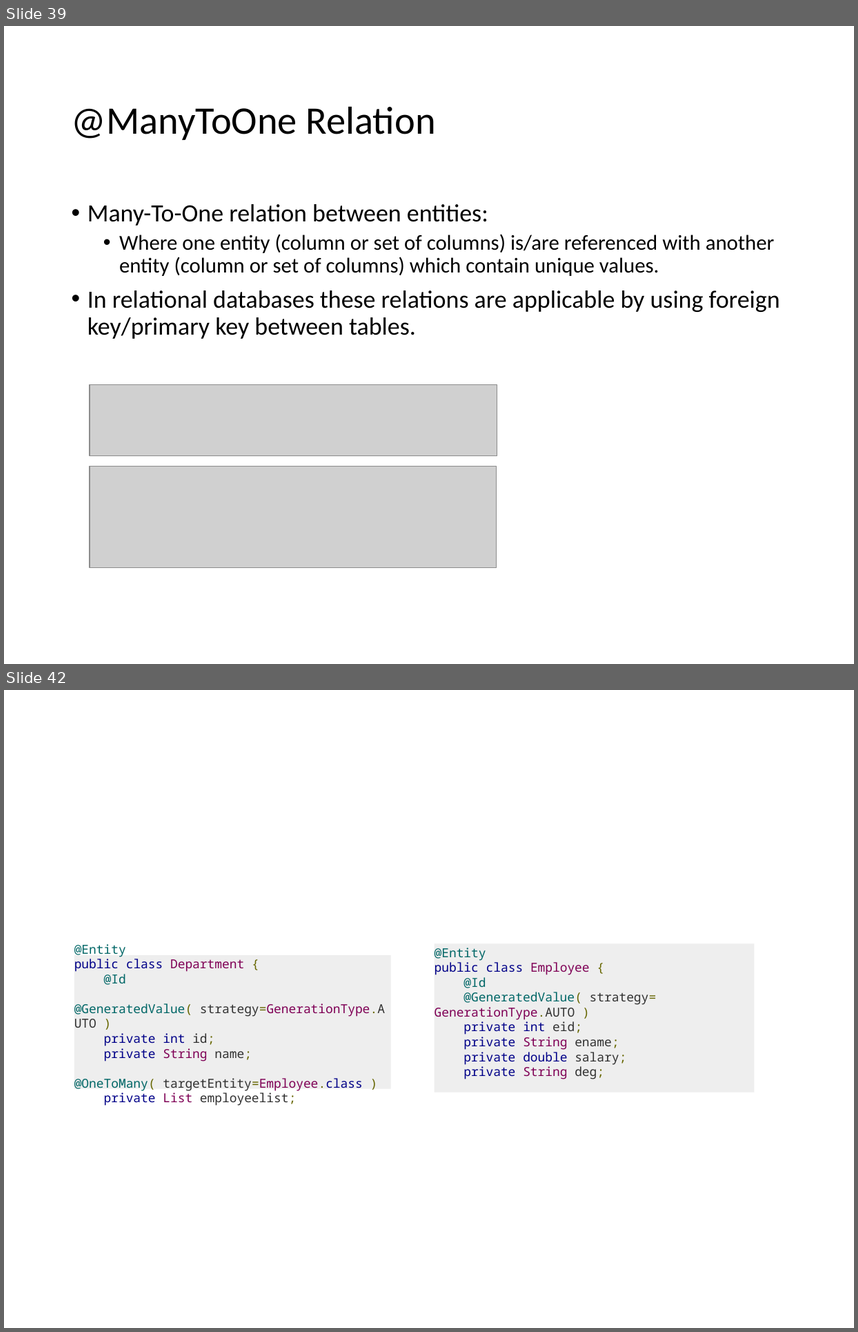
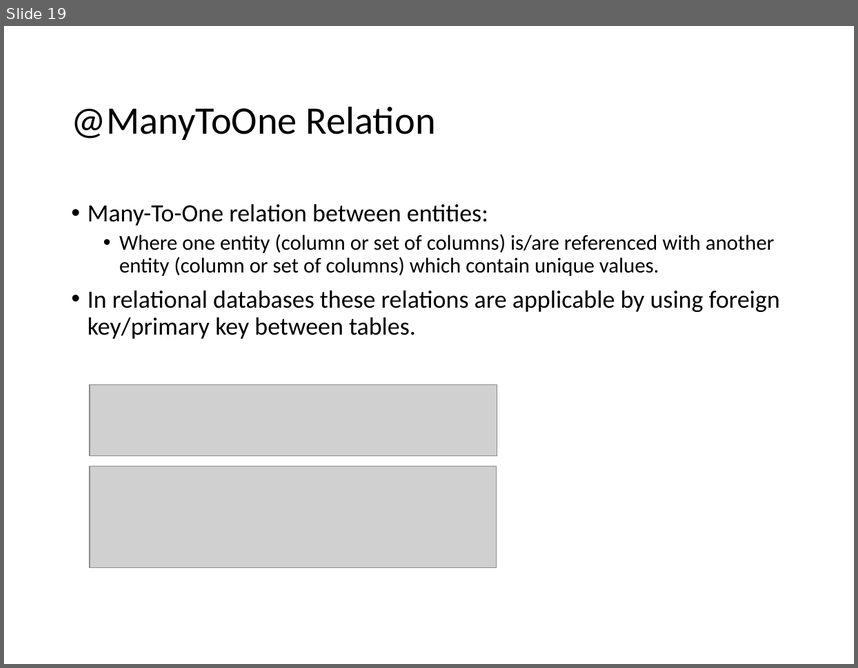
Before and after one commit to lawren43/mytest-repo, a slide deck: test-springmvc/doc/1.JPA Introduction.pptx. Shown one above the other, each under a label of ours: slides 39 and 42 before the commit, slide 19 after it; the slides between them are not shown. The pictures are 858x1332 and 858x668 pixels, drawn with LibreOffice and Linux fonts; fonts in the diff are those of the drawing; grey boxes stand for pictures. Boxes give left, top, right and bottom in pixels: in the first picture for what was removed or moved away, otherwise in the second. Text is boxed around its words. In the diff, an @@ line names an element or a change of style, - is before the commit and + after.

```diff
--- a/test-springmvc/doc/1.JPA Introduction.pptx
+++ b/test-springmvc/doc/1.JPA Introduction.pptx
@@ slide 42 removed at (4,690,854,1328), background #FFFFFF @@
@@ rectangle removed at (74,955,391,1089) @@
-@Entity
-public class Department {
-@Id
-@GeneratedValue( strategy=GenerationType.AUTO )
-private int id;
-private String name;
-@OneToMany( targetEntity=Employee.class )
-private List employeelist;
@@ rectangle removed at (434,943,754,1092) @@
-@Entity
-public class Employee {
-@Id
-@GeneratedValue( strategy= GenerationType.AUTO )
-private int eid;
-private String ename;
-private double salary;
-private String deg;
@@ what was slide 39 is now slide 19 @@
```
Also in this commit, not shown: 2 slides changed, 3 slides added, 6 other slides removed, 5 other files.
